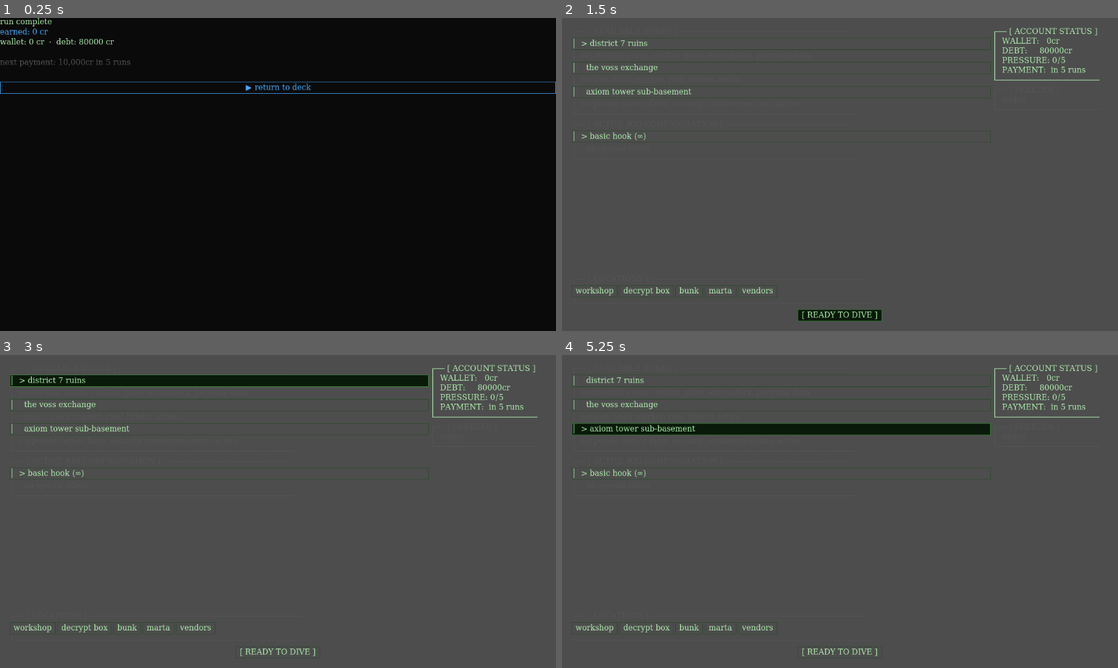
Above: before the commit, frames 1-4 (two rows, left to right).
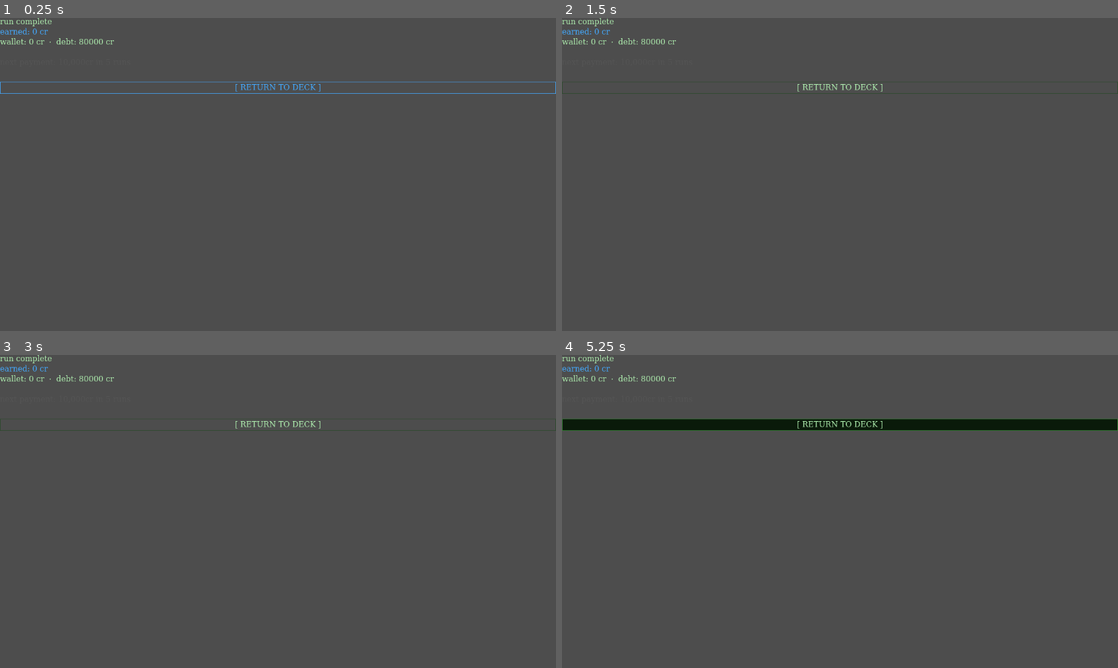
Above: after the commit, the same moments.

Repository: Teeohbee/deadcast
Game: Godot game, scene res://scenes/ui/PostRun.tscn
Two runs of this game, one before a commit and one after it. Both use one fixed random seed, a clock stepped at 60 frames per second and the inputs below. This scene is started directly instead of the project's main scene.
Inputs (mouse positions are in pixels of both pictures, inside the frame that each line leads up to):
- Up to frame 1 (0.25 s): no input
- Up to frame 2 (1.5 s): click "▶ return to deck" (after the commit: "[ RETURN TO DECK ]") at 0.5 s; click (840, 315) at 1.25 s, where only the run before the commit has a clickable "[ READY TO DIVE ]"
- Up to frame 3 (3 s): click (278, 652) at 2 s, where only the run before the commit has a clickable "[ READY TO DIVE ]"; click (216, 380) at 2.75 s, where only the run before the commit has a clickable "│ > district 7 ruins"
- Up to frame 4 (5.25 s): click (778, 405) at 3.5 s, where only the run before the commit has a clickable "│ the voss exchange"; click (778, 380) at 4.25 s, where only the run before the commit has a clickable "│ district 7 ruins"; click (778, 430) at 5 s, where only the run before the commit has a clickable "│ axiom tower sub-basement"

The runs differ from the first frame. In frame 1, 100% of the frame differs, in the area x 0-100%, y 0-100%; in frame 2, 3.1%; in frame 3, 5.3%; in frame 4, 5.6%.
Error in both runs: Assertion failed: UIController.initialize() must be called before navigate_to() (res://autoload/UIController.gd:30)

Commit message:
feat: PostRun debrief migrated to shell — UIController nav, terminal button style

Diff:
--- a/scenes/ui/PostRun.gd
+++ b/scenes/ui/PostRun.gd
@@ -11,11 +11,10 @@
 
 func _ready() -> void:
 	self.theme = UIStyle.get_theme()
-	UIStyle.apply_background(self)
 
 	return_button.focus_mode = Control.FOCUS_ALL
 	UIStyle.apply_button(return_button)
-	return_button.text = "▶ return to deck"
+	return_button.text = "[ RETURN TO DECK ]"
 	return_button.pressed.connect(_on_return_pressed)
 	return_button.grab_focus()
 
@@ -59,4 +58,4 @@
 		_: return ""
 
 func _on_return_pressed() -> void:
-	get_tree().change_scene_to_file("res://scenes/barge_hub/BargeHub.tscn")
+	UIController.navigate_to("deck")
